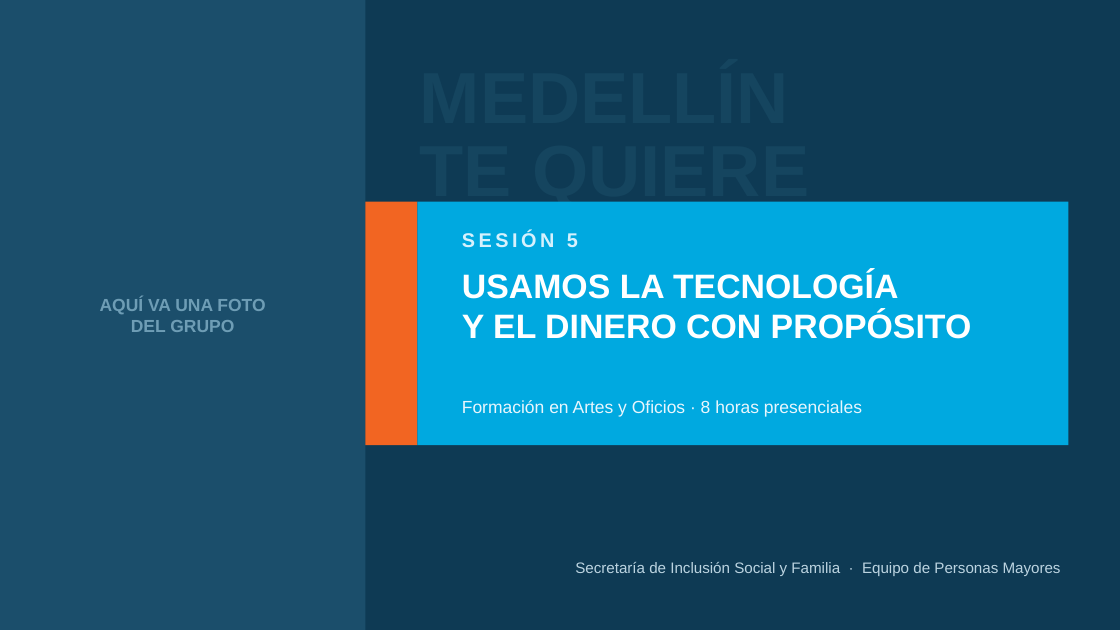
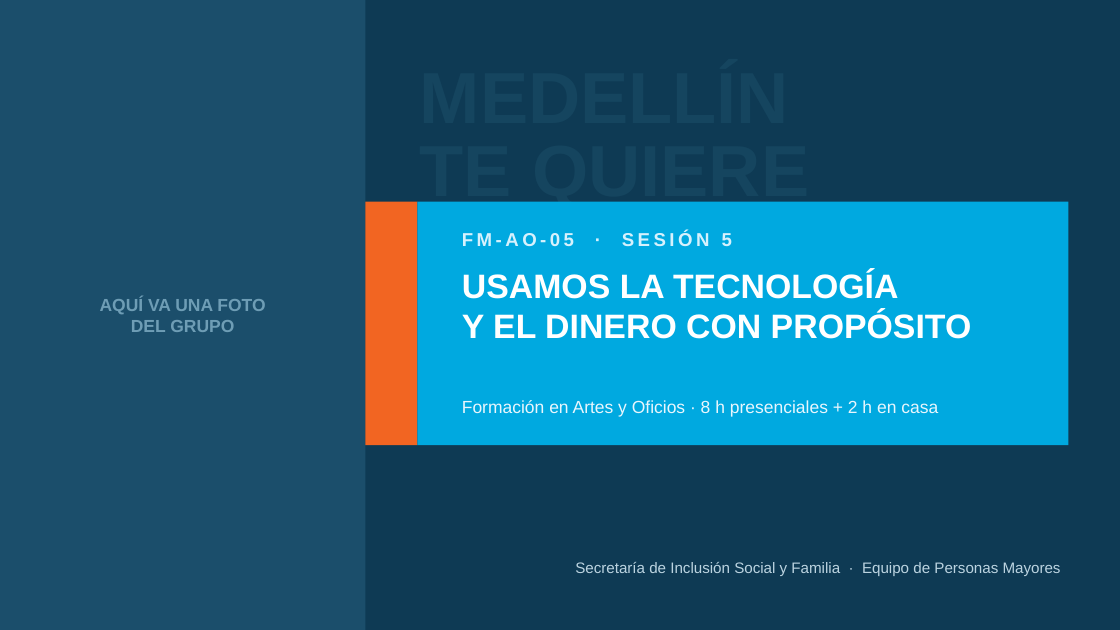
Before and after one commit to alquimia7ia-blip/Alquimia, a slide deck: slide 1 of docs/proyectos/personas-mayores/PPT_Sesion_5_Tecnologia_y_Dinero.pptx. Drawn at 1120x630 pixels with LibreOffice and Linux fonts; fonts in the diff are those of the drawing. Boxes give left, top, right and bottom in pixels: in the first picture for what was removed or moved away, otherwise in the second. Text is boxed around its words. In the diff, an @@ line names an element or a change of style, - is before the commit and + after.

```diff
--- a/docs/proyectos/personas-mayores/PPT_Sesion_5_Tecnologia_y_Dinero.pptx
+++ b/docs/proyectos/personas-mayores/PPT_Sesion_5_Tecnologia_y_Dinero.pptx
@@ text at [462,233,732,246]: text changed; size 17 to 16 pt @@
-SESIÓN 5
+FM-AO-05 · SESIÓN 5
@@ text at [462,400,938,417]: text changed @@
-Formación en Artes y Oficios · 8 horas presenciales
+Formación en Artes y Oficios · 8 h presenciales + 2 h en casa
```
Also in this commit, not shown: 4 other slides changed, 22 slides added, 24 slides removed, 1 other file.
